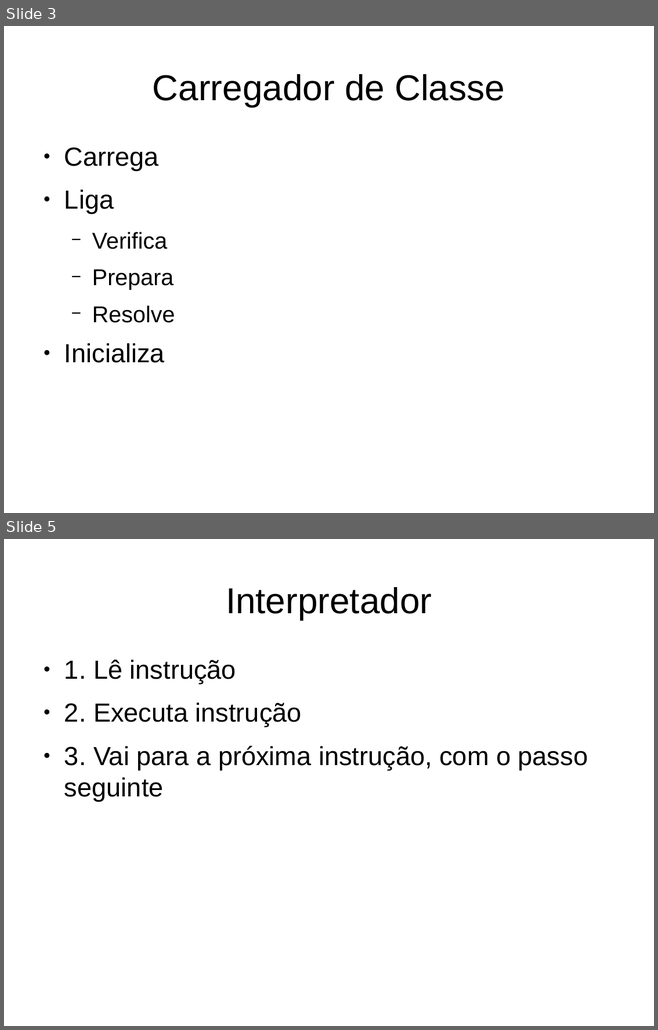
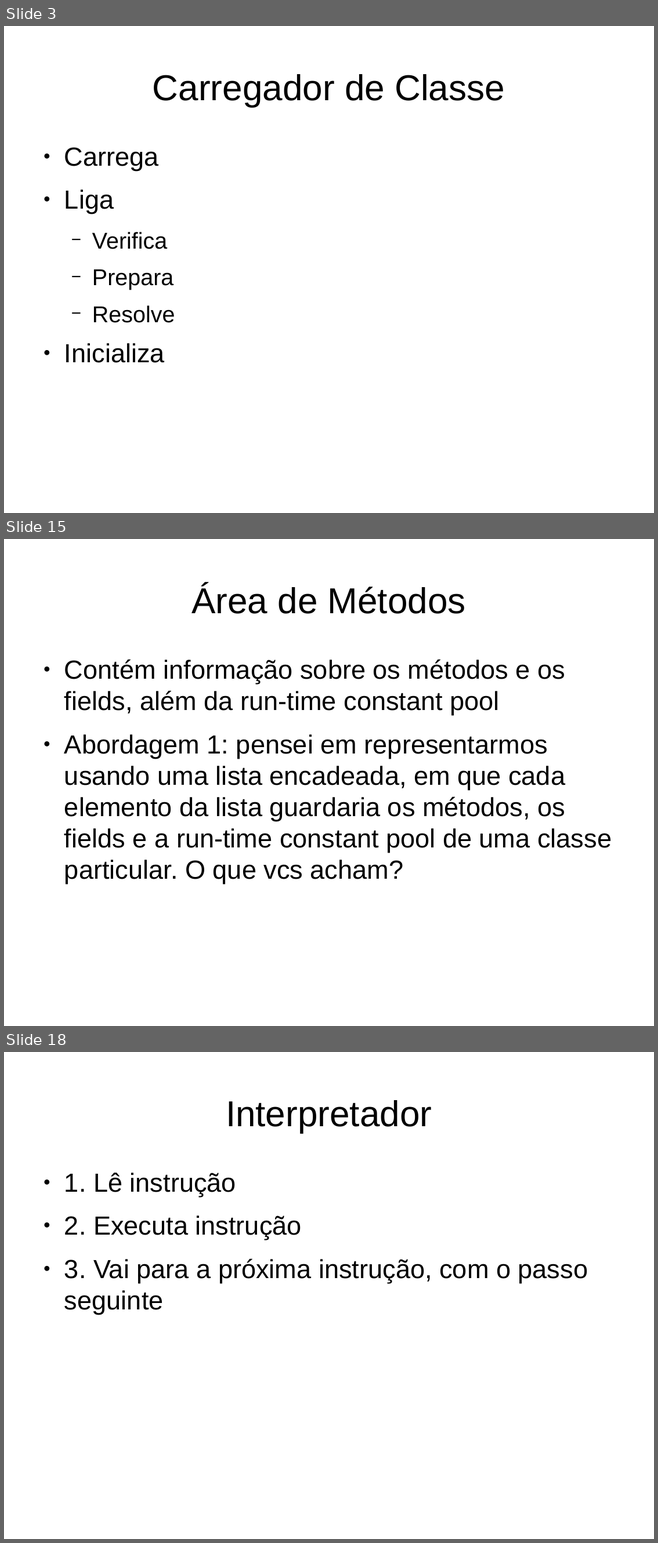
Before and after one commit to gabrielmm1234/jvm-sb, a slide deck: projetoLogico/apresentacao.odp. Shown one above the other, each under a label of ours: slides 3 and 5 before the commit, slides 3, 15 and 18 after it; the slides between them are not shown. The pictures are 658x1030 and 658x1543 pixels, drawn with LibreOffice and Linux fonts; fonts in the diff are those of the drawing. Boxes give left, top, right and bottom in pixels: in the first picture for what was removed or moved away, otherwise in the second. Text is boxed around its words. In the diff, an @@ line names an element or a change of style, - is before the commit and + after.

```diff
--- a/projetoLogico/apresentacao.odp
+++ b/projetoLogico/apresentacao.odp
@@ slide 15 added at (4, 539, 654, 1026), background #FFFFFF @@
@@ title added at (191, 584, 466, 614), 44 pt, text #000000 @@
+Área de Métodos
@@ text added at (64, 659, 611, 884), 32 pt, text #000000 @@
+● Contém informação sobre os métodos e os fields, além da run-time constant pool
+● Abordagem 1: pensei em representarmos usando uma lista encadeada, em que cada elemento da lista guardaria os métodos, os fields e a run-time constant pool de uma classe particular. O que vcs acham?
@@ what was slide 5 is now slide 18 @@
```
Also in this commit, not shown: 4 slides changed, 9 other slides added, 2 other files.
